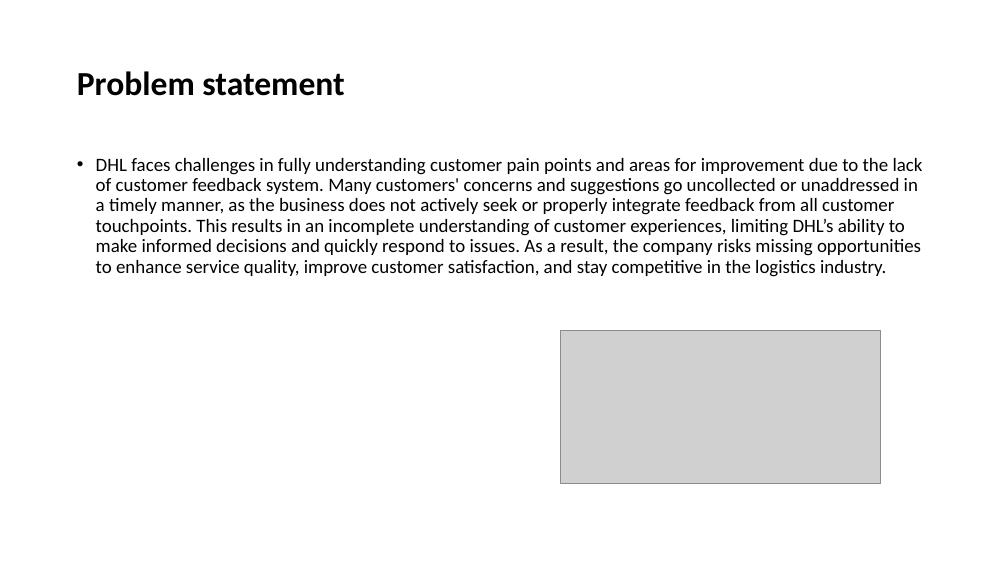
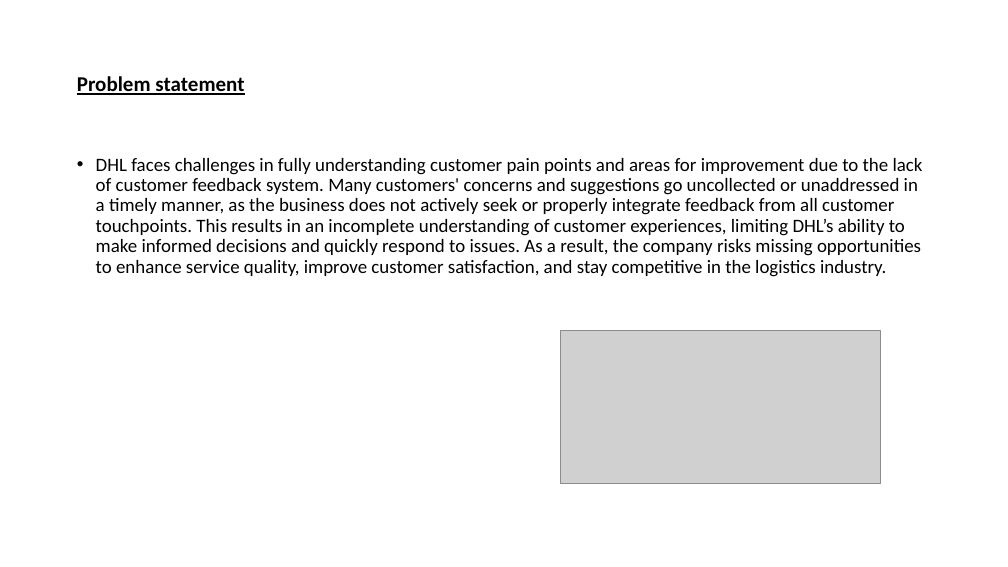
Before and after one commit to ShiviV/DHL-Sentiment-and-Topic-modelling, a slide deck: slide 2 of DHL Approach.pptm. Drawn at 1008x567 pixels with LibreOffice and Linux fonts; fonts in the diff are those of the drawing; grey boxes stand for pictures. Boxes give left, top, right and bottom in pixels: in the first picture for what was removed or moved away, otherwise in the second. Text is boxed around its words. In the diff, an @@ line names an element or a change of style, - is before the commit and + after.

```diff
--- a/DHL Approach.pptm
+++ b/DHL Approach.pptm
@@ title "Problem statement" at (77, 76, 244, 95): size 32 to 20 pt, underline on @@
```
Also in this commit, not shown: 5 other slides changed, 3 slides added, 2 slides removed.
